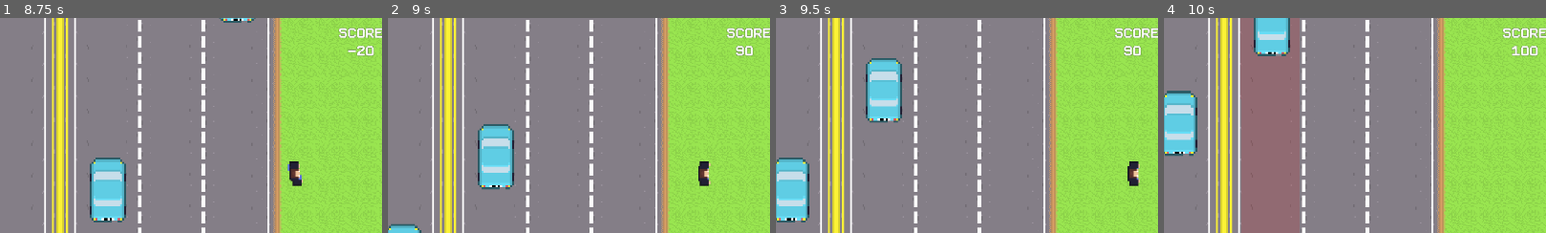
Above: before the commit, frames 1-4 (left to right).
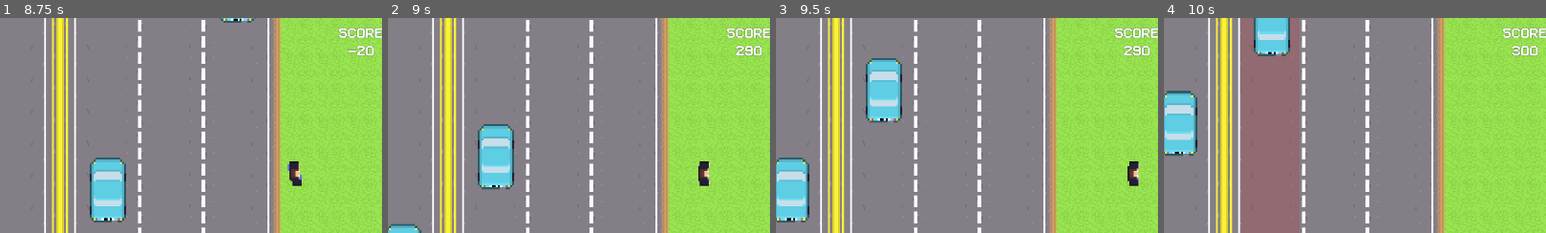
Above: after the commit, the same moments.

Repository: lewis785/gmtk-game-jam-2023
Game: Godot game, scene res://scenes/ui/StartScreen.tscn
The game is run twice, just before and just after one commit, with the same random seed, the same clock (stepped at 60 frames per second) and the same inputs. Sound files missing from this copy of the repository are replaced by a short silence.
Inputs (mouse positions are % of the whole screen's width and height, from its top left):
- Up to frame 1 (8.75 s): click "Start" at 0.5 s; tap Enter at 1.25 s; move the mouse to (45, 70) at 1.27 s; click (45, 70) at 1.42 s; move the mouse to (80, 65) at 2.02 s; click (80, 65) at 2.17 s; move the mouse to (20, 35) at 2.77 s; click (20, 35) at 2.92 s; move the mouse to (55, 50) at 3.52 s; click (55, 50) at 3.67 s; move the mouse to (35, 25) at 4.27 s; click (35, 25) at 4.42 s; move the mouse to (72, 45) at 5.02 s; click (72, 45) at 5.17 s; move the mouse to (30, 55) at 5.77 s; click (30, 55) at 5.92 s; move the mouse to (60, 28) at 6.52 s; click (60, 28) at 6.67 s; move the mouse to (45, 70) at 7.27 s; click (45, 70) at 7.42 s; move the mouse to (80, 65) at 8.02 s; click (80, 65) at 8.17 s
- Up to frame 2 (9 s): move the mouse to (20, 35) at 8.77 s; click (20, 35) at 8.92 s
- Up to frame 3 (9.5 s): no input
- Up to frame 4 (10 s): move the mouse to (55, 50) at 9.52 s; click (55, 50) at 9.67 s
The pictures show only the part of the screen within x 42-92%, y 0-50%; the shares and areas given below are measured in that part.

Frame 1 is identical in both runs. In frame 2, 0.2% of the frame differs, in the area x 91-98%, y 12-18%; in frame 3, 0.2%; in frame 4, less than 0.1%.

Commit message:
ADD Near-miss mechanic

Diff:
--- a/scenes/person/Person.gd
+++ b/scenes/person/Person.gd
@@ -7,6 +7,7 @@
 @export var collision_score = 0 # Score gained for getting hit by vehicle
 @export var end_score = 0 # Score gained for reaching end
 
+var multiplier: int = 1
 var is_done: bool = false
 
 func _on_collision_component_body_entered(body):
@@ -23,9 +24,13 @@
 	await collision_audio.finished
 	self.get_parent().queue_free()
 
+func near_miss():
+	multiplier += 1
+
 func end_collision():
 	is_done = true
-	score_comp.add_score(end_score)
+	var final_score = end_score * multiplier
+	score_comp.add_score(final_score)
 	#move_comp.stop()
 
 
@@ -39,3 +44,9 @@
 func _on_collision_component_area_exited(area):
 	if area.is_in_group("End"):
 		self.get_parent().queue_free()
+
+
+func _on_near_miss_area_body_exited(body):
+	if !is_done:
+		if body.is_in_group("Vehicle"):
+			near_miss()
--- a/scenes/person/Person.tscn
+++ b/scenes/person/Person.tscn
@@ -67,6 +67,9 @@
 [sub_resource type="RectangleShape2D" id="RectangleShape2D_yo7xa"]
 size = Vector2(8, 16)
 
+[sub_resource type="RectangleShape2D" id="RectangleShape2D_l0bp1"]
+size = Vector2(20, 24)
+
 [node name="Person" type="CharacterBody2D" node_paths=PackedStringArray("animation") groups=["Person"]]
 collision_layer = 2
 collision_mask = 2
@@ -119,6 +122,12 @@
 stream = ExtResource("6_tll5x")
 volume_db = -2.81
 
+[node name="NearMissArea" type="Area2D" parent="."]
+
+[node name="CollisionShape2D" type="CollisionShape2D" parent="NearMissArea"]
+shape = SubResource("RectangleShape2D_l0bp1")
+
 [connection signal="area_entered" from="CollisionComponent" to="PersonCollision" method="_on_collision_component_area_entered"]
 [connection signal="area_exited" from="CollisionComponent" to="PersonCollision" method="_on_collision_component_area_exited"]
 [connection signal="body_entered" from="CollisionComponent" to="PersonCollision" method="_on_collision_component_body_entered"]
+[connection signal="body_exited" from="NearMissArea" to="PersonCollision" method="_on_near_miss_area_body_exited"]
Not shown: 1 places in scenes/person/Person.tscn that only renumber resources
